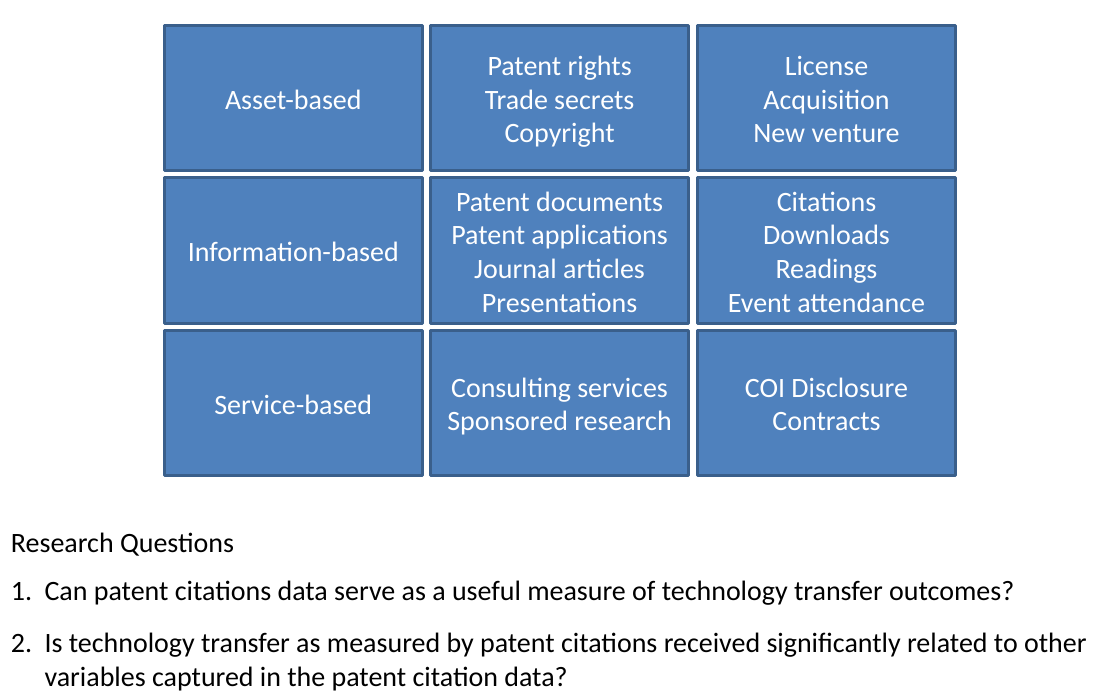
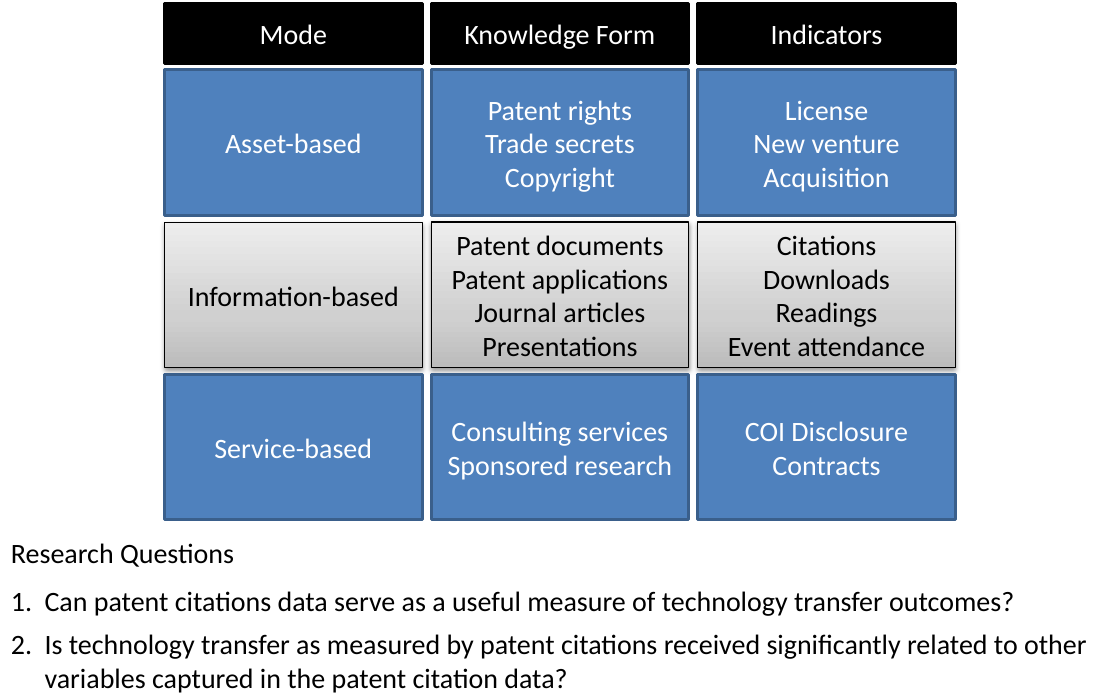
Before and after one commit to SLU-Courses-Townes/SOC6100, a slide deck: slide 4 of Presentations/Presentation02/Townes_SOC6100_Presentation02.pptx (slide 3 before the commit). Drawn at 1120x700 pixels with LibreOffice and Linux fonts; fonts in the diff are those of the drawing. Boxes give left, top, right and bottom in pixels: in the first picture for what was removed or moved away, otherwise in the second. Text is boxed around its words. In the diff, an @@ line names an element or a change of style, - is before the commit and + after.

```diff
--- a/Presentations/Presentation02/Townes_SOC6100_Presentation02.pptx
+++ b/Presentations/Presentation02/Townes_SOC6100_Presentation02.pptx
@@ rectangle added at (165,3,422,64), fill #000000, outline #000000 2 pt, 18 pt, text #FFFFFF @@
+Mode
@@ rectangle added at (431,3,689,64), fill #000000, outline #000000 2 pt, 18 pt, text #FFFFFF @@
+Knowledge Form
@@ rectangle added at (698,3,955,64), fill #000000, outline #000000 2 pt, 18 pt, text #FFFFFF @@
+Indicators
@@ 9 rectangles: place and size @@
-9 rectangles at (165,26,955,476)
+9 rectangles at (165,69,955,520)
@@ text in rectangle at (753,135,900,153): paragraph added @@
+New venture
@@ text in rectangle at (753,124,900,142): paragraph removed @@
-New venture
@@ text colour #FFFFFF to #000000; fill #4F81BD to gradient #BDBDBD to #D1D1D1 to #EEEEEE; outline #3A5F8C 2 pt to #000000 0.75 pt; shadow on in 3 elements at (165,222,422,367), (431,222,689,367), (698,222,955,367) @@
@@ text "Research Questions": place and size @@
-text "Research Questions" at (11,532,234,556)
+text "Research Questions" at (11,543,234,567)
@@ text "1. Can patent citations data ...": place and size @@
-text "1. Can patent citations data ..." at (11,580,1086,691)
+text "1. Can patent citations data ..." at (11,591,1086,693)
@@ text "1. Can patent citations data ..." at (11,591,1086,693): less space between paragraphs @@
```
Also in this commit, not shown: 10 other slides changed, 10 slides added, 2 slides removed, 9 other files.
